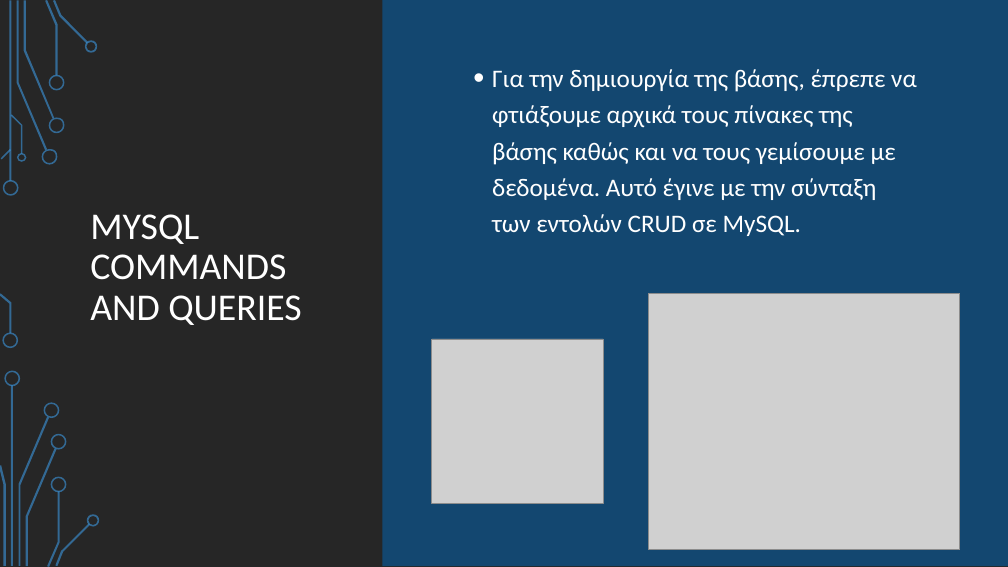
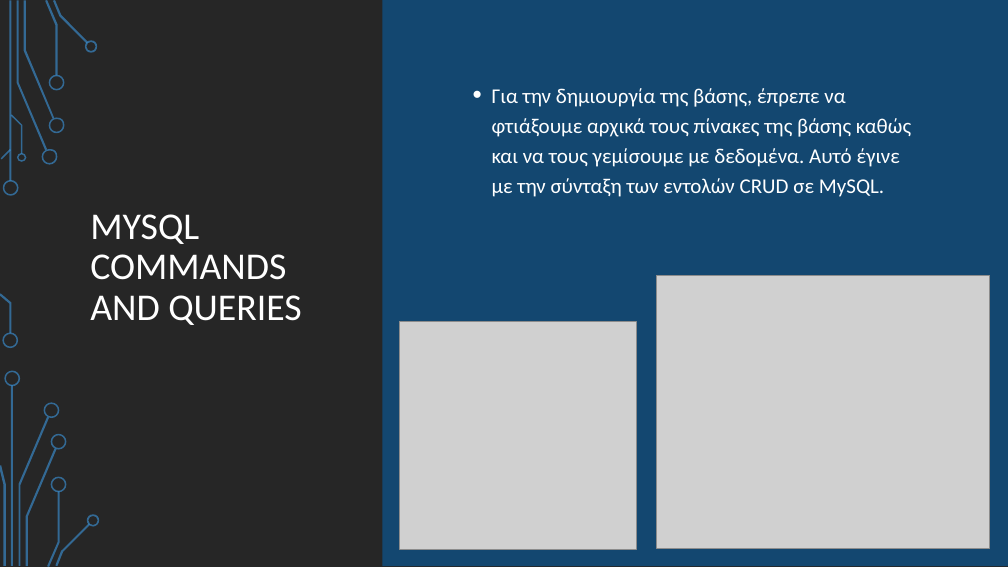
Before and after one commit to AngelosAnagnostopoulos/Commercial-Port-Application, a slide deck: slide 6 of Presentation/Presentation.pptx. Drawn at 1008x567 pixels with LibreOffice and Linux fonts; fonts in the diff are those of the drawing; grey boxes stand for pictures; background and template pictures are left out. Boxes give left, top, right and bottom in pixels: in the first picture for what was removed or moved away, otherwise in the second. Text is boxed around its words. In the diff, an @@ line names an element or a change of style, - is before the commit and + after.

```diff
--- a/Presentation/Presentation.pptx
+++ b/Presentation/Presentation.pptx
@@ text "Για την δημιουργία της βάσης, ...": place and size @@
-text "Για την δημιουργία της βάσης, ..." at (492, 69, 917, 236)
+text "Για την δημιουργία της βάσης, ..." at (492, 88, 911, 197)
@@ text "Για την δημιουργία της βάσης, ..." at (492, 88, 911, 197): size 24 to 20 pt @@
@@ picture: place and size @@
-picture at (649, 293, 960, 551)
+picture at (657, 275, 990, 548)
@@ picture: place and size @@
-picture at (432, 339, 603, 504)
+picture at (399, 321, 636, 549)
```
Also in this commit, not shown: 12 other slides changed.
